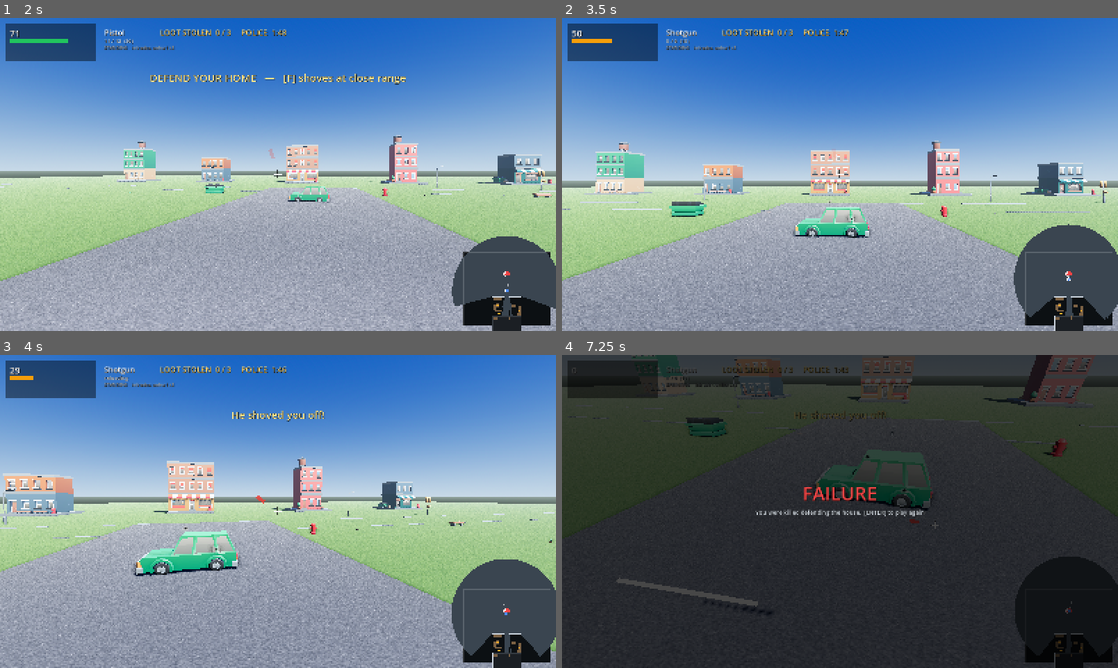
Above: before the commit, frames 1-4 (two rows, left to right).
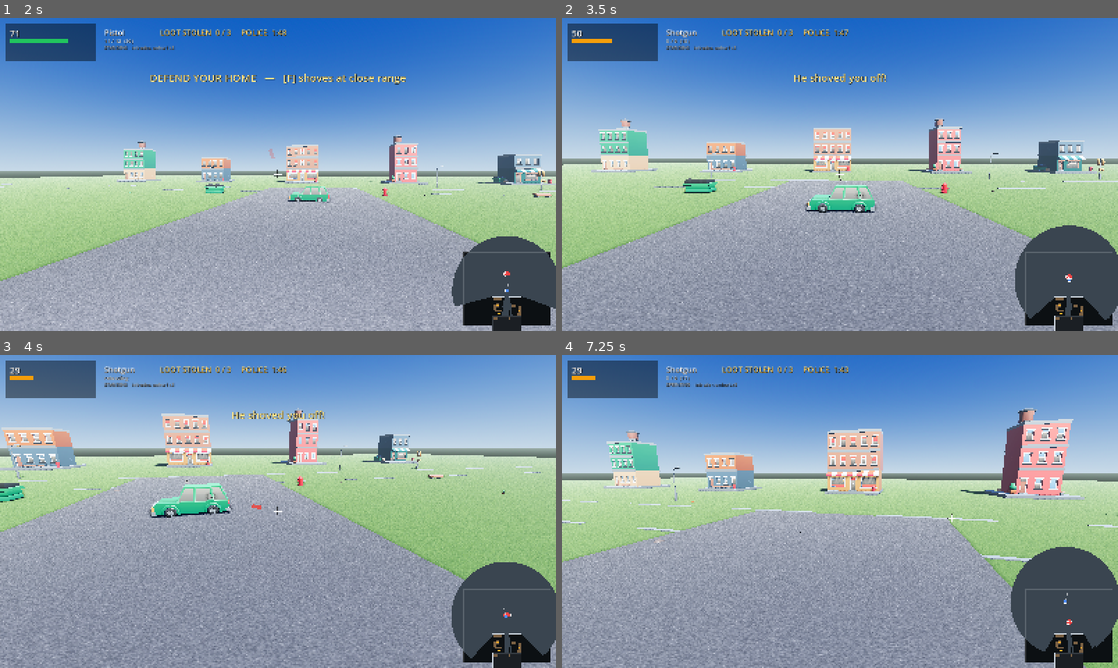
Above: after the commit, the same moments.

Repository: richardbrandel/home-invasion-godot
Game: Godot game, scene res://scenes/main.tscn
Same seed, same stepped clock (60 frames per second), same inputs: the game is played once before the commit and once after it.
Inputs (mouse positions are in pixels of both pictures, inside the frame that each line leads up to):
- Up to frame 1 (2 s): tap Enter at 0.5, 0.6 s; move the mouse to (305, 174) at 0.52 s; hold W from 0.53 s (still down); click (305, 174) at 0.67 s; move the mouse to (250, 174) at 1.27 s; tap 1 at 1.35 s
- Up to frame 2 (3.5 s): keep holding W; move the mouse to (851, 168) at 2.02 s; tap 2 at 2.1 s; move the mouse to (834, 180) at 2.77 s; tap F at 2.85 s; click (834, 180) at 2.92 s
- Up to frame 3 (4 s): keep holding W; move the mouse to (316, 514) at 3.52 s; tap R at 3.6 s
- Up to frame 4 (7.25 s): move the mouse to (795, 508) at 4.27 s; tap T at 4.35 s; move the mouse to (845, 511) at 5.02 s; hold C 5.03-5.78 s; click (845, 511) at 5.17 s; move the mouse to (817, 505) at 5.77 s; release W at 5.78 s; hold D 5.78-6.53 s; tap Ctrl at 5.85 s; move the mouse to (867, 511) at 6.52 s; hold W from 6.53 s (still down); hold Shift from 6.53 s (still down)

Frame 1 is identical in both runs. In frame 2, 50% of the frame differs, in the area x 0-100%, y 15-100%; in frame 3, 67%; in frame 4, 99%, in the area x 0-100%, y 0-100%.

Commit message:
Fix the group path: intruders could not move at all
step_intruders is the only path game.gd calls, and it moved nobody. Two
compounding defects:

  * step_thief wrote thief["pos"] only inside , so the
    step_intruders call -- which passes separate=false -- computed a new
    position every frame and discarded it;
  * step_intruders then separated the frame-START positions and wrote that
    result back, returning every body to where it began.

Measured with the new test/probe_intruders.gd: an intruder travelled
0.000 m in 180 simulated seconds and finished at exactly his spawn point.
Through step_thief alone the same thief walks 133 m and delivers 3/3.

No test caught it because every heist assertion in test_sim.gd drove
step_thief for a single thief, and nothing ran a heist through the group
path. Two tests now do: one asserts movement, one asserts that three
intruders empty the house, which they do in 74.5 s.

sim 102/102 (was 100), actor 41/41.

Diff:
--- a/scripts/sim.gd
+++ b/scripts/sim.gd
@@ -808,7 +808,15 @@
 	for _t in intruders:
 		radii.append(THIEF_RADIUS)
 
-	var after := separate_all(before, radii)
+	# THE SEPARATION RUNS ON THE POST-STEP POSITIONS. `before` is the frame-START positions
+	# and is still what `prev` is taken from; sending `before` to `separate_all` and writing
+	# the result back handed every body its own start position, which is the second half of
+	# the same bug as the one in `step_thief` above.
+	var stepped: Array[Vector2] = [player["pos"] as Vector2]
+	for t in intruders:
+		stepped.append(t["pos"] as Vector2)
+
+	var after := separate_all(stepped, radii)
 	player["pos"] = after[0]
 	for idx in intruders.size():
 		var t: Dictionary = intruders[idx]
@@ -1038,6 +1046,19 @@
 	# ---- solid bodies: neither may stand inside the other. Applied here, once
 	# both have moved — the homeowner's step is taken by the caller before this.
 	# Skipped when the caller resolves the whole group at once (`step_intruders`).
+	# THE STEP'S RESULT IS ALWAYS WRITTEN BACK. This used to sit inside `if separate:`
+	# below, which meant `step_thief(t, ..., false)` -- the call `step_intruders` makes --
+	# computed a new `tpos` every frame and threw it away. `separate` gates the PAIRWISE
+	# SEPARATION, not the movement.
+	#
+	# Measured 2026-10-09 with test/probe_intruders.gd: through `step_intruders`, an
+	# intruder travelled **0.000 m in 180 simulated seconds** and finished at exactly his
+	# spawn point, (0.0, 5.0). Through `step_thief` alone he completes the heist. Since
+	# `game.gd` only ever calls `step_intruders`, NO INTRUDER HAS MOVED since the
+	# three-intruder work landed -- and nothing caught it, because every heist assertion in
+	# test_sim.gd drives `step_thief` for a single thief.
+	thief["pos"] = tpos
+
 	if separate:
 		var pair := separate_bodies(ppos, tpos)
 		ppos = pair[0]
--- /dev/null
+++ b/test/probe_intruders.gd
@@ -0,0 +1,73 @@
+extends SceneTree
+## Diagnostic, not a test: does `step_intruders` actually MOVE a thief?
+##
+## Written 2026-10-09 because the Unreal port's intruders never move, and the ported
+## `step_intruders` applies `separate_all` to the positions captured BEFORE the per-body
+## step and then writes that result back -- which discards every step's movement. The
+## Godot original has what looks like the same ordering, so the question is whether the
+## port diverged from Godot or faithfully reproduced a bug Godot also has.
+##
+## Prints the distance travelled two ways: through step_thief directly, and through
+## step_intruders. If the second is ~0 the original is broken the same way.
+##
+##   Godot --headless --path . --script test/probe_intruders.gd
+
+const Sim = preload("res://scripts/sim.gd")
+
+func _initialize() -> void:
+	var dt := 1.0 / 60.0
+
+	# ---- the single-body path
+	var player := Sim.create_player()
+	var thief := Sim.create_thief()
+	var loot := Sim.create_loot()
+	var events: Array = []
+	var start: Vector2 = thief["pos"]
+	var path := 0.0
+	for i in 180 * 60:
+		var was: Vector2 = thief["pos"]
+		Sim.step_thief(thief, player, loot, events, dt)
+		path += was.distance_to(thief["pos"])
+		events = []
+	var solo := path
+
+	# ---- the group path, which is what game.gd actually calls
+	player = Sim.create_player()
+	var intruders := Sim.create_intruders(1)
+	loot = Sim.create_loot()
+	events = []
+	var start2: Vector2 = intruders[0]["pos"]
+	var path2 := 0.0
+	for i in 180 * 60:
+		var was2: Vector2 = intruders[0]["pos"]
+		Sim.step_intruders(intruders, player, loot, events, dt)
+		path2 += was2.distance_to(intruders[0]["pos"])
+		events = []
+	var group := path2
+
+	printerr("PROBE solo_path=%.1f m  group_path=%.1f m" % [solo, group])
+	# Where each path actually ENDS UP, and what each body thinks it is doing.
+	var p2 := Sim.create_player()
+	var t2 := Sim.create_thief()
+	var l2 := Sim.create_loot()
+	var e2: Array = []
+	for i in 180 * 60:
+		Sim.step_thief(t2, p2, l2, e2, 1.0 / 60.0)
+		e2 = []
+	printerr("PROBE solo_end pos=%s mode=%s target=%s carry=%s route=%d think=%.2f known=%d" % [
+		str(t2["pos"]), str(t2["mode"]), str(t2["target"]), str(t2["carry"]),
+		(t2["route"] as Array).size(), float(t2["think"]),
+		int(l2.filter(func(x): return x["known"]).size())])
+	var p3 := Sim.create_player()
+	var g3 := Sim.create_intruders(1)
+	var l3 := Sim.create_loot()
+	var e3: Array = []
+	for i in 180 * 60:
+		Sim.step_intruders(g3, p3, l3, e3, 1.0 / 60.0)
+		e3 = []
+	var t3: Dictionary = g3[0]
+	printerr("PROBE group_end pos=%s mode=%s target=%s carry=%s route=%d think=%.2f" % [
+		str(t3["pos"]), str(t3["mode"]), str(t3["target"]), str(t3["carry"]),
+		(t3["route"] as Array).size(), float(t3["think"])])
+	printerr("PROBE solo_delivered=%d group_delivered=%d" % [3 - Sim.remaining(loot), 3 - Sim.remaining(loot)])
+	quit()
--- a/test/test_sim.gd
+++ b/test/test_sim.gd
@@ -831,6 +831,48 @@
 			(quiet[0]["prev"] as Vector2).distance_to(q0_before),
 			(quiet[1]["prev"] as Vector2).distance_to(q1_before)])
 
+	_banner("the GROUP path -- step_intruders, which is the only path game.gd calls")
+	# Every other heist assertion in this file drives `step_thief` for ONE thief. That is a
+	# different code path, and until 2026-10-09 the difference was total: `step_intruders`
+	# called `step_thief(..., separate=false)`, which did not write `thief["pos"]` at all,
+	# and then separated the frame-START positions and wrote those back. Measured with
+	# test/probe_intruders.gd: an intruder travelled **0.000 m in 180 simulated seconds**
+	# and finished at exactly his spawn point.
+	#
+	# Both defects are fixed. These two checks are what would have caught either.
+	var gp := Sim.create_player()
+	var gi := Sim.create_intruders(1)
+	var gl := Sim.create_loot()
+	events = []
+	var g_start: Vector2 = gi[0]["pos"]
+	var g_path := 0.0
+	for _i in 300:                      # five seconds; `think` alone is 2.0 s
+		var was: Vector2 = gi[0]["pos"]
+		Sim.step_intruders(gi, gp, gl, events, 1.0 / 60.0)
+		g_path += was.distance_to(gi[0]["pos"])
+		events = []
+	check("an intruder driven by step_intruders actually MOVES (%.2f m in 5 s)" % g_path,
+		g_path > 1.0,
+		"from %s to %s" % [str(g_start), str(gi[0]["pos"])])
+
+	# And the whole heist, with three of them, which is what the game runs.
+	var gp2 := Sim.create_player()
+	var gi2 := Sim.create_intruders(3)
+	var gl2 := Sim.create_loot()
+	events = []
+	var g_t := 0.0
+	var g_delivered := 0
+	while g_t < 400.0 and Sim.remaining(gl2) > 0:
+		Sim.step_intruders(gi2, gp2, gl2, events, 1.0 / 60.0)
+		for ev in events:
+			if str(ev.get("type", "")) == "delivered":
+				g_delivered += 1
+		events = []
+		g_t += 1.0 / 60.0
+	check("THREE intruders empty the house through the group path (%d/3 in %.1fs)" % [g_delivered, g_t],
+		Sim.remaining(gl2) == 0 and g_delivered == 3,
+		"remaining=%d delivered=%d after %.1fs" % [Sim.remaining(gl2), g_delivered, g_t])
+
 	_banner("damage")
 	var th := Sim.create_thief()
 	events = []
